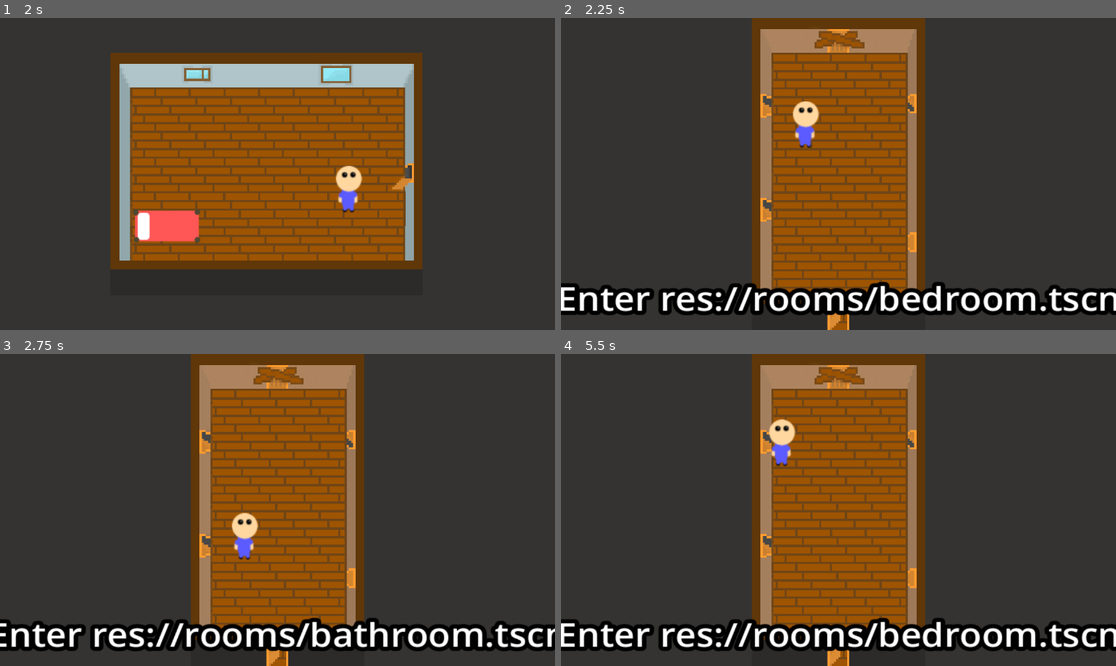
Above: before the commit, frames 1-4 (two rows, left to right).
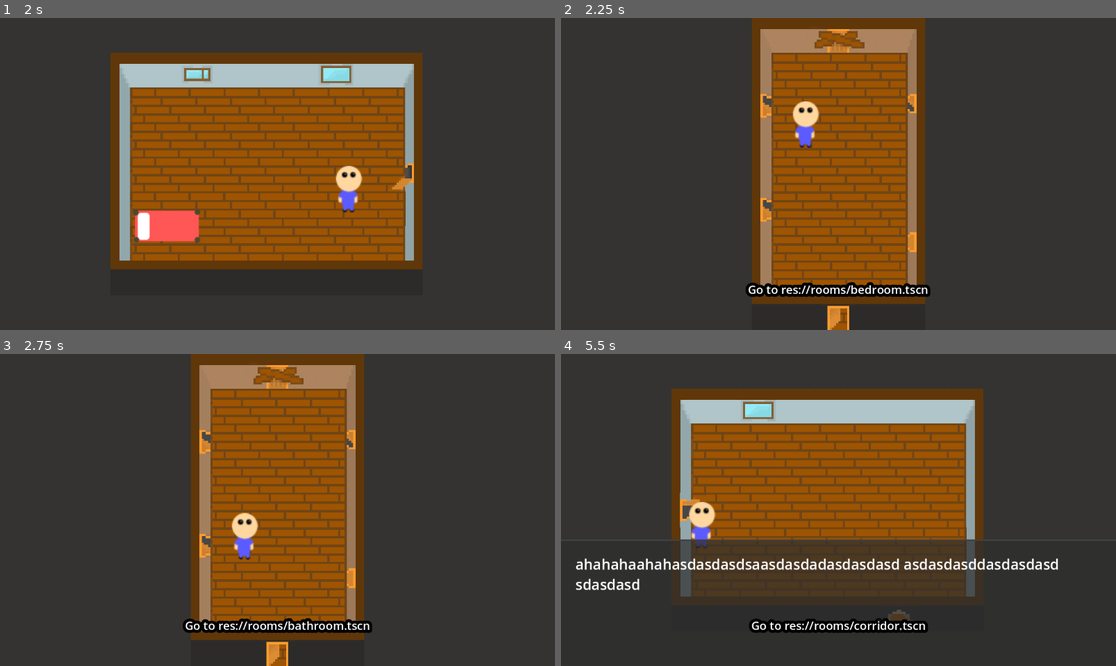
Above: after the commit, the same moments.

Repository: Warreign/fragments-of-me
Game: Godot game, scene res://ui/main_menu.tscn
The game is run twice, just before and just after one commit, with the same random seed, the same clock (stepped at 60 frames per second) and the same inputs.
Inputs:
- Up to frame 1 (2 s): click "Start Game" at 0.5 s; tap Enter at 1.25 s; hold Right (move_right) from 1.28 s (still down); tap Space (primary_action) at 1.35 s
- Up to frame 2 (2.25 s): release Right (move_right) at 2.03 s; hold S (move_down) from 2.03 s (still down); tap Space (primary_action) at 2.1 s
- Up to frame 3 (2.75 s): keep holding S (move_down)
- Up to frame 4 (5.5 s): release S (move_down) at 2.78 s; hold Right (move_right) 2.78-3.53 s; tap E (secondary_action) at 2.85, 5.1 s; tap Space (primary_action) at 3.05, 3.6, 4.35, 5.3 s; hold W (move_up) 3.53-4.28 s; hold A (move_left) from 4.28 s (still down); tap G (debug_dialog) at 4.9 s

Frame 1 is identical in both runs. In frame 2, 8.0% of the frame differs, in the area x 0-100%, y 84-96%; in frame 3, 7.9%; in frame 4, 41%, in the area x 0-100%, y 0-100%.

Commit message:
dialog animation

Diff:
--- a/common/hud.gd
+++ b/common/hud.gd
@@ -2,9 +2,15 @@
 
 var is_dialog_shown : bool = false
 
-@onready var action_label : Label = $MainHud/MarginContainer/ActionLabel
+#Text animation
+var is_animating : bool
+var percent_shown : float
+var delta : float
 
-@onready var dialog_panel : Control = $MainHud/DialogPanel
+@onready var action_label : Label = $MarginContainer/ActionLabel
+
+@onready var dialog_panel : Control = $DialogPanel
+#@onready var dialog_panel : Control = $MainHud/DialogPanel
 @onready var dialog_text : RichTextLabel = dialog_panel.get_node("DialogText")
 
 func set_action_label(text : String):
@@ -19,12 +25,31 @@
 	is_dialog_shown = true
 	dialog_panel.show()
 	Controller.set_handling_movement(false)
+	show_text_animation(text.length())
 
 func hide_dialog_panel():
 	is_dialog_shown = false
 	dialog_panel.hide()
 	Controller.set_handling_movement(true)
 
+func show_text_animation(charnum : int):
+	is_animating = true
+	percent_shown = 0
+	delta = 0.01
+	pass
+
+func update_text_animation():
+	if not percent_shown > 100:
+		dialog_text.set_visible_ratio(percent_shown)
+		percent_shown += delta
+	else:
+		is_animating = false
+	pass
+
+func skip_text_animation():
+	is_animating = false
+	percent_shown = 1
+	dialog_text.set_visible_ratio(1)
 
 # Called when the node enters the scene tree for the first time.
 func _ready() -> void:
@@ -33,10 +58,17 @@
 	pass # Replace with function body.
 
 # Called every frame. 'delta' is the elapsed time since the previous frame.
+
 func _process(delta: float) -> void:
 	if (!is_dialog_shown and Input.is_action_just_pressed("debug_dialog")):
-		show_dialog_panel("ahahahaahah")
+		show_dialog_panel("ahahahaahahasdasdasdsaasdasdadasdasdasd asdasdasddasdasdasd sdasdasd")
 
-	if (is_dialog_shown and Input.is_action_just_pressed("primary_action")):
-		hide_dialog_panel()
+	if (is_dialog_shown and Input.is_action_just_pressed("dialog_interaction")):
+		if is_animating:
+			skip_text_animation()
+		else:
+			hide_dialog_panel()
+
+	if is_animating:
+		update_text_animation()
 	pass
--- a/common/hud.tscn
+++ b/common/hud.tscn
@@ -1,9 +1,6 @@
-[gd_scene load_steps=5 format=3 uid="uid://baytvbk61f0hj"]
+[gd_scene load_steps=4 format=3 uid="uid://baytvbk61f0hj"]
 
 [ext_resource type="Script" path="res://common/hud.gd" id="1_vdfyy"]
-
-[sub_resource type="Theme" id="Theme_hdf3v"]
-default_font_size = 50
 
 [sub_resource type="StyleBoxFlat" id="StyleBoxFlat_j8hg2"]
 content_margin_left = 30.0
@@ -20,29 +17,36 @@
 [node name="Hud" type="CanvasLayer"]
 script = ExtResource("1_vdfyy")
 
-[node name="MainHud" type="Control" parent="."]
-layout_mode = 3
-anchors_preset = 15
-anchor_right = 1.0
-anchor_bottom = 1.0
-offset_right = -384.0
-offset_bottom = -170.0
-grow_horizontal = 2
-grow_vertical = 2
-scale = Vector2(1.50096, 1.35434)
-mouse_filter = 2
-theme = SubResource("Theme_hdf3v")
-
-[node name="MarginContainer" type="MarginContainer" parent="MainHud"]
-layout_mode = 2
+[node name="DialogPanel" type="PanelContainer" parent="."]
+texture_filter = 1
+anchors_preset = 12
 anchor_top = 1.0
 anchor_right = 1.0
 anchor_bottom = 1.0
-offset_top = -96.0
+offset_top = -263.0
+offset_bottom = -1.0
+grow_horizontal = 2
+grow_vertical = 0
+theme_override_styles/panel = SubResource("StyleBoxFlat_j8hg2")
+
+[node name="DialogText" type="RichTextLabel" parent="DialogPanel"]
+clip_contents = false
+layout_mode = 2
+theme = SubResource("Theme_1acwp")
+text = "asdasdasdasdasdasdasdasdasdasdasdasdasdasddddddddddddddd"
+drag_and_drop_selection_enabled = false
+
+[node name="MarginContainer" type="MarginContainer" parent="."]
+anchors_preset = 12
+anchor_top = 1.0
+anchor_right = 1.0
+anchor_bottom = 1.0
+offset_top = -130.642
+offset_bottom = -34.6422
 grow_horizontal = 2
 grow_vertical = 0
 
-[node name="ActionLabel" type="Label" parent="MainHud/MarginContainer"]
+[node name="ActionLabel" type="Label" parent="MarginContainer"]
 layout_mode = 2
 theme_type_variation = &"HeaderMedium"
 theme_override_constants/shadow_offset_x = 55
@@ -51,22 +55,3 @@
 text = "Test action text"
 horizontal_alignment = 1
 vertical_alignment = 1
-
-[node name="DialogPanel" type="PanelContainer" parent="MainHud"]
-texture_filter = 1
-layout_mode = 1
-anchors_preset = 12
-anchor_top = 1.0
-anchor_right = 1.0
-anchor_bottom = 1.0
-offset_top = -194.0
-grow_horizontal = 2
-grow_vertical = 0
-theme_override_styles/panel = SubResource("StyleBoxFlat_j8hg2")
-
-[node name="DialogText" type="RichTextLabel" parent="MainHud/DialogPanel"]
-clip_contents = false
-layout_mode = 2
-theme = SubResource("Theme_1acwp")
-text = "asdasdasdasdasdasdasdasdasdasdasdasdasdasddddddddddddddd"
-drag_and_drop_selection_enabled = false
--- a/objects/door.gd
+++ b/objects/door.gd
@@ -25,7 +25,7 @@
 	if (is_locked):
 		return "Locked"
 	else:
-		return "Enter " + scene
+		return "Go to " + scene
 
 func _on_interact():
 	if (is_locked):
--- a/project.godot
+++ b/project.godot
@@ -66,6 +66,12 @@
 "events": [Object(InputEventKey,"resource_local_to_scene":false,"resource_name":"","device":-1,"window_id":0,"alt_press …(192 unchanged characters)…
 ]
 }
+dialog_interaction={
+"deadzone": 0.5,
+"events": [Object(InputEventKey,"resource_local_to_scene":false,"resource_name":"","device":-1,"window_id":0,"alt_pressed":false,"shift_pressed":false,"ctrl_pressed":false,"meta_pressed":false,"pressed":false,"keycode":0,"physical_keycode":32,"key_label":0,"unicode":32,"location":0,"echo":false,"script":null)
+, Object(InputEventMouseButton,"resource_local_to_scene":false,"resource_name":"","device":-1,"window_id":0,"alt_pressed":false,"shift_pressed":false,"ctrl_pressed":false,"meta_pressed":false,"button_mask":1,"position":Vector2(125, 17),"global_position":Vector2(137, 74),"factor":1.0,"button_index":1,"canceled":false,"pressed":true,"double_click":false,"script":null)
+]
+}
 
 [rendering]
 
